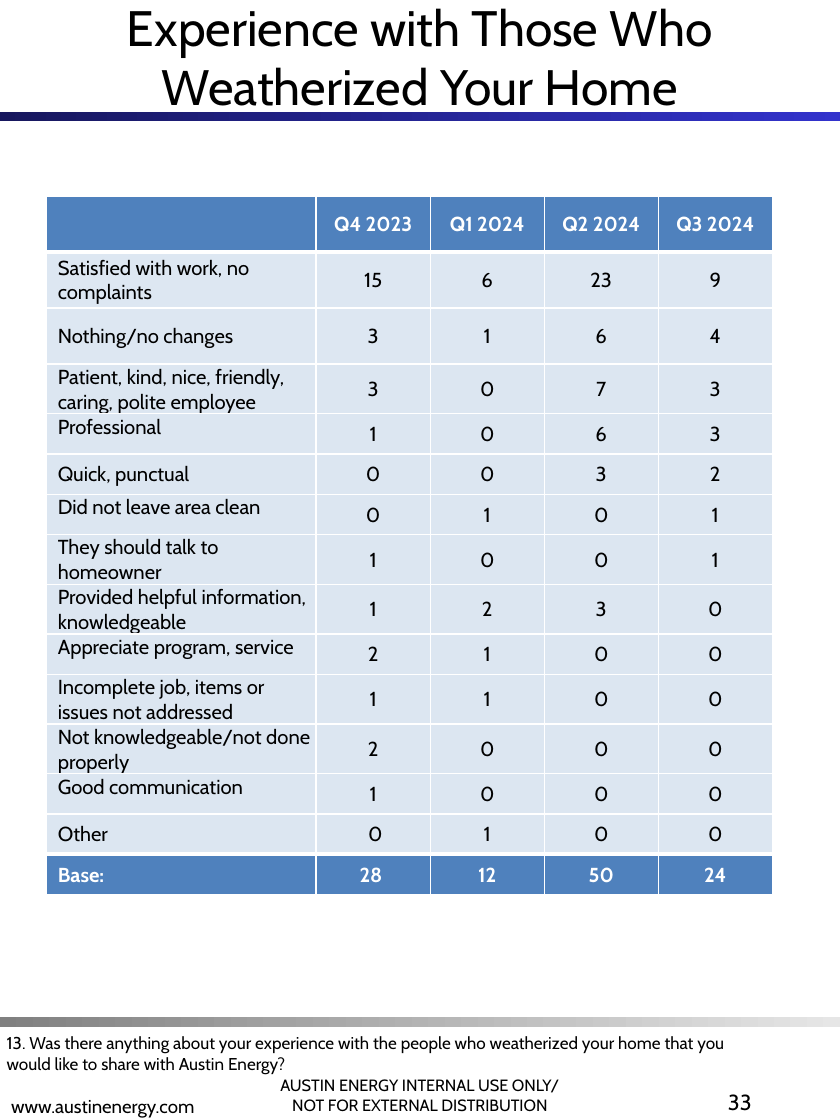
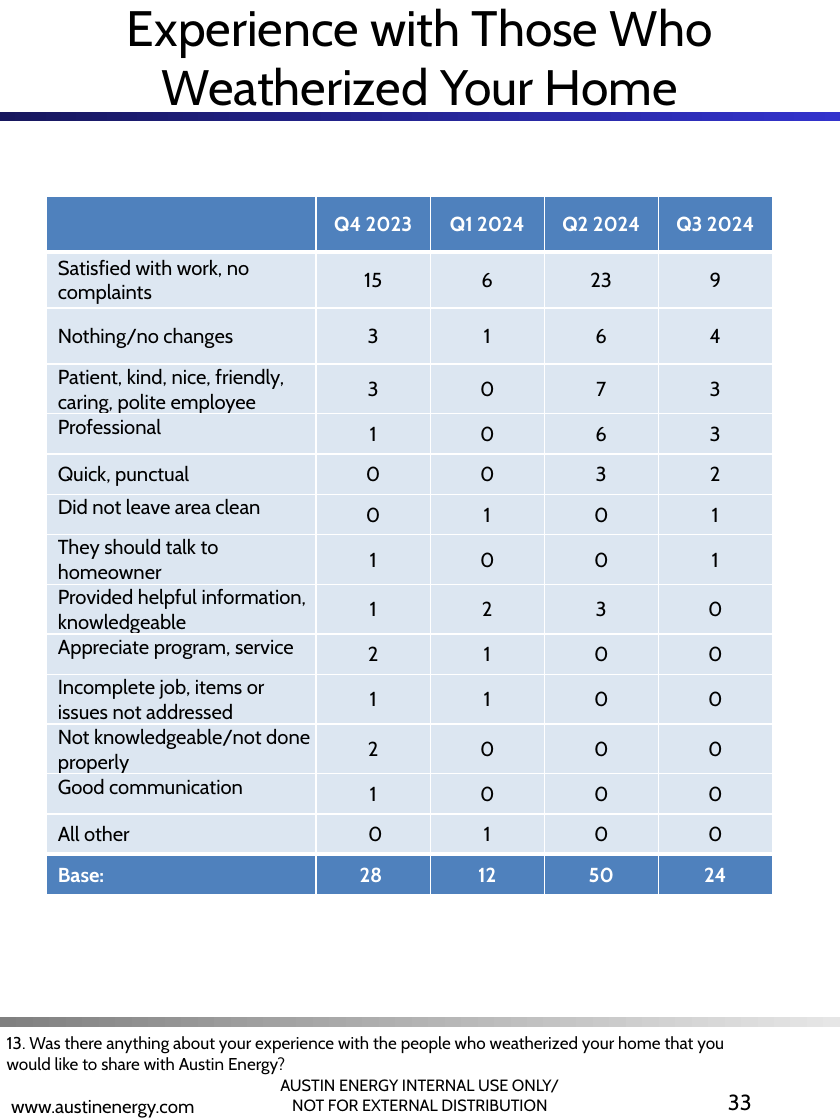
Before and after one commit to jellohead/AE_LIW_automation, a slide deck: slide 33 of src/AE_LIW_automation/resources/9751 LIW Report FY2024 Q3 11232024.pptx. Drawn at 840x1120 pixels with LibreOffice and Linux fonts; fonts in the diff are those of the drawing; background and template pictures are left out. Boxes give left, top, right and bottom in pixels: in the first picture for what was removed or moved away, otherwise in the second. Text is boxed around its words. In the diff, an @@ line names an element or a change of style, - is before the commit and + after.

```diff
--- a/src/AE_LIW_automation/resources/9751 LIW Report FY2024 Q3 11232024.pptx
+++ b/src/AE_LIW_automation/resources/9751 LIW Report FY2024 Q3 11232024.pptx
@@ table at box(47, 196, 774, 894) @@
-row 14, column 1: Other
+row 14, column 1: All other
```
Also in this commit, not shown: 3 other slides changed, 4 other files.
